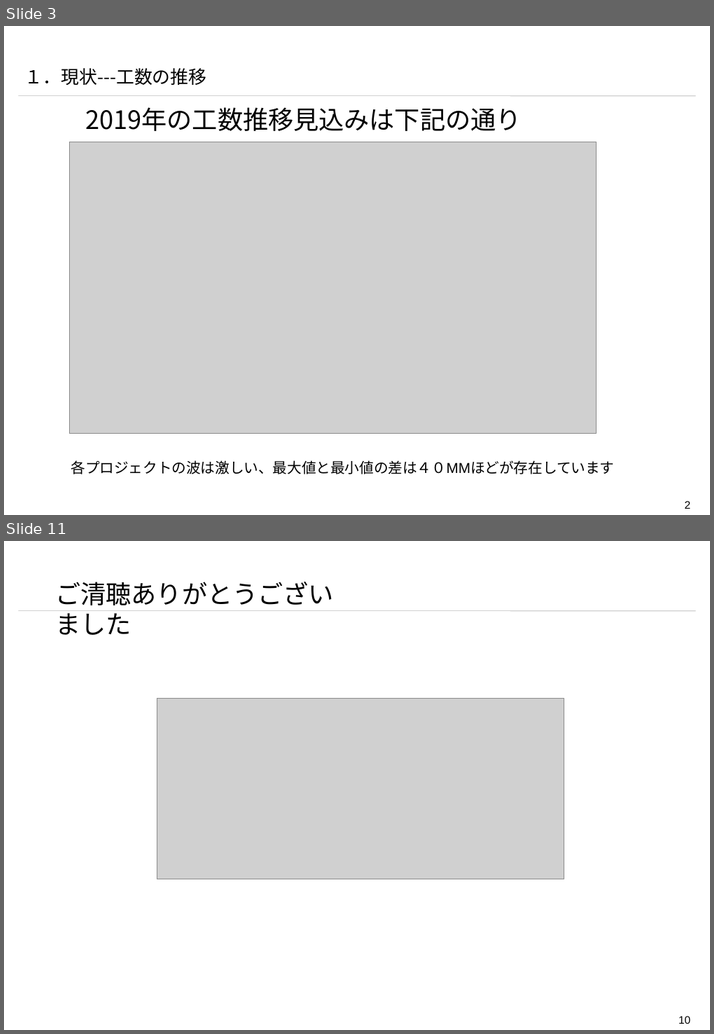
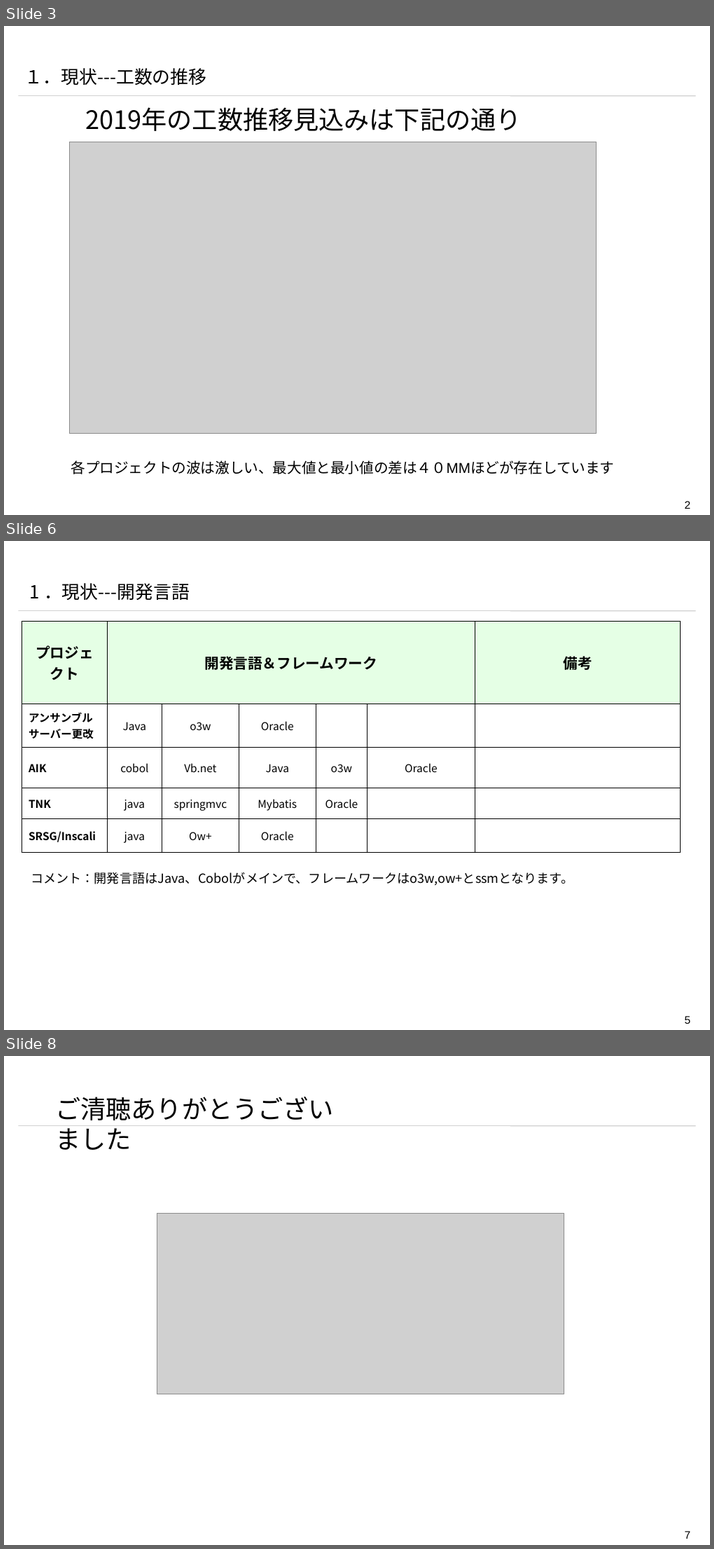
Before and after one commit to yjm821/blog, a slide deck: 【海隆信技開発一部】損保グループ課題の考え.pptx. Shown one above the other, each under a label of ours: slides 3 and 11 before the commit, slides 3, 6 and 8 after it; the slides between them are not shown. The pictures are 714x1034 and 714x1549 pixels, drawn with LibreOffice and Linux fonts; fonts in the diff are those of the drawing; grey boxes stand for pictures; background and template pictures are left out. Boxes give left, top, right and bottom in pixels: in the first picture for what was removed or moved away, otherwise in the second. Text is boxed around its words. In the diff, an @@ line names an element or a change of style, - is before the commit and + after.

```diff
--- a/【海隆信技開発一部】損保グループ課題の考え.pptx
+++ b/【海隆信技開発一部】損保グループ課題の考え.pptx
@@ slide 6 added at [4,541,710,1030], background #FFFFFF; not listed: 2 template elements that a slide beside it also shows @@
@@ text added at [30,583,190,600], 20 pt, text #000000 @@
+1 ．現状---開発言語
@@ table added at [22,621,680,852], 5 rows, 7 columns @@
+プロジェクト | 開発言語＆フレームワーク |  |  |  |  | 備考
+アンサンブル / サーバー更改 | Java | o3w | Oracle |  |  | 
+AIK | cobol | Vb.net | Java | o3w | Oracle | 
+TNK | java | springmvc | Mybatis | Oracle |  | 
+SRSG/Inscali | java | Ow+ | Oracle |  |  | 
@@ text added at [31,872,573,885], 14 pt, text #000000 @@
+コメント：開発言語はJava、Cobolがメインで、フレームワークはo3w,ow+とssmとなります。
@@ what was slide 11 is now slide 8 @@
@@ page number at [684,1531,691,1538]: text changed @@
-10
+7
```
Also in this commit, not shown: 3 slides changed, 4 slides removed.
